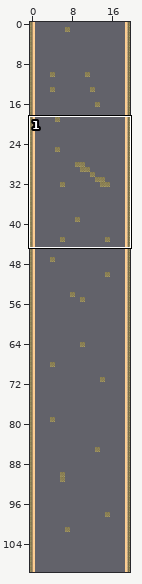
One commit to this Tiled map: gfx/testmap.tmx. The first picture is a wide view before the edit; the outline marks the close-up.
Close-up. Old version:
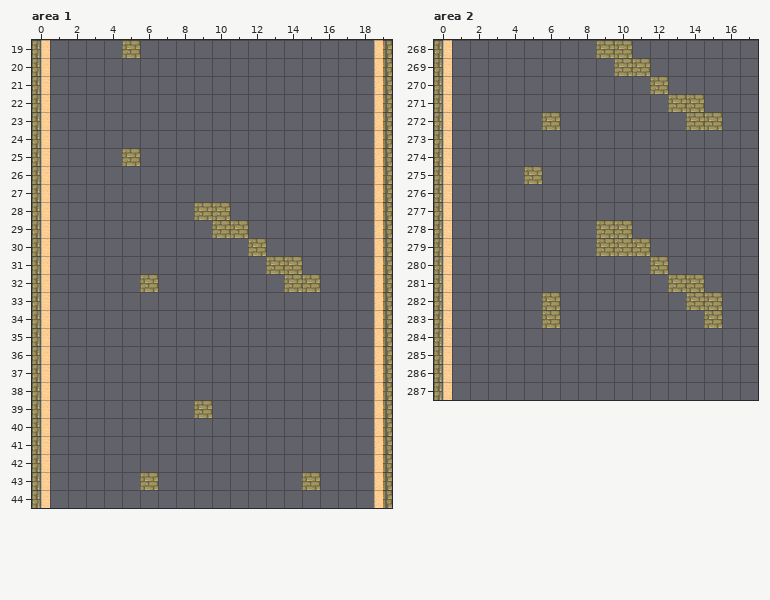
Cells are 32x32 px. Shown: area 1 x 0..19, y 19..44; area 2 x 0..17, y 268..287. The commit also changed other parts of the map, which this record leaves out.
After the commit:
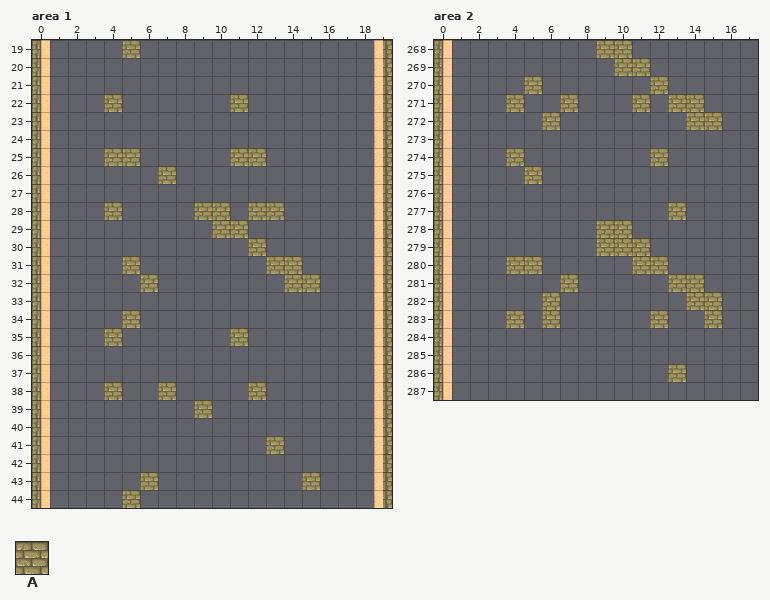
Key: from "tmw_desert_spacing": A 9.
_ is an empty cell.
The exact change:
{"where": "layer \"ground\", area 1"}
{"y":22,"x":4,"old":"_","new":"A"}
{"y":22,"x":11,"old":"_","new":"A"}
{"y":25,"x":4,"old":"_","new":"A"}
{"y":25,"x":11,"old":"__","new":"AA"}
{"y":26,"x":7,"old":"_","new":"A"}
{"y":28,"x":4,"old":"_","new":"A"}
{"y":28,"x":12,"old":"__","new":"AA"}
{"y":31,"x":5,"old":"_","new":"A"}
{"y":34,"x":5,"old":"_","new":"A"}
{"y":35,"x":4,"old":"_","new":"A"}
{"y":35,"x":11,"old":"_","new":"A"}
{"y":38,"x":4,"old":"_","new":"A"}
{"y":38,"x":7,"old":"_","new":"A"}
{"y":38,"x":12,"old":"_","new":"A"}
{"y":41,"x":13,"old":"_","new":"A"}
{"y":44,"x":5,"old":"_","new":"A"}
{"where": "layer \"ground\", area 2"}
{"y":270,"x":5,"old":"_","new":"A"}
{"y":271,"x":4,"old":"_","new":"A"}
{"y":271,"x":7,"old":"_","new":"A"}
{"y":271,"x":11,"old":"_","new":"A"}
{"y":274,"x":4,"old":"_","new":"A"}
{"y":274,"x":12,"old":"_","new":"A"}
{"y":277,"x":13,"old":"_","new":"A"}
{"y":280,"x":4,"old":"__","new":"AA"}
{"y":280,"x":11,"old":"_","new":"A"}
{"y":281,"x":7,"old":"_","new":"A"}
{"y":283,"x":4,"old":"_","new":"A"}
{"y":283,"x":12,"old":"_","new":"A"}
{"y":286,"x":13,"old":"_","new":"A"}
